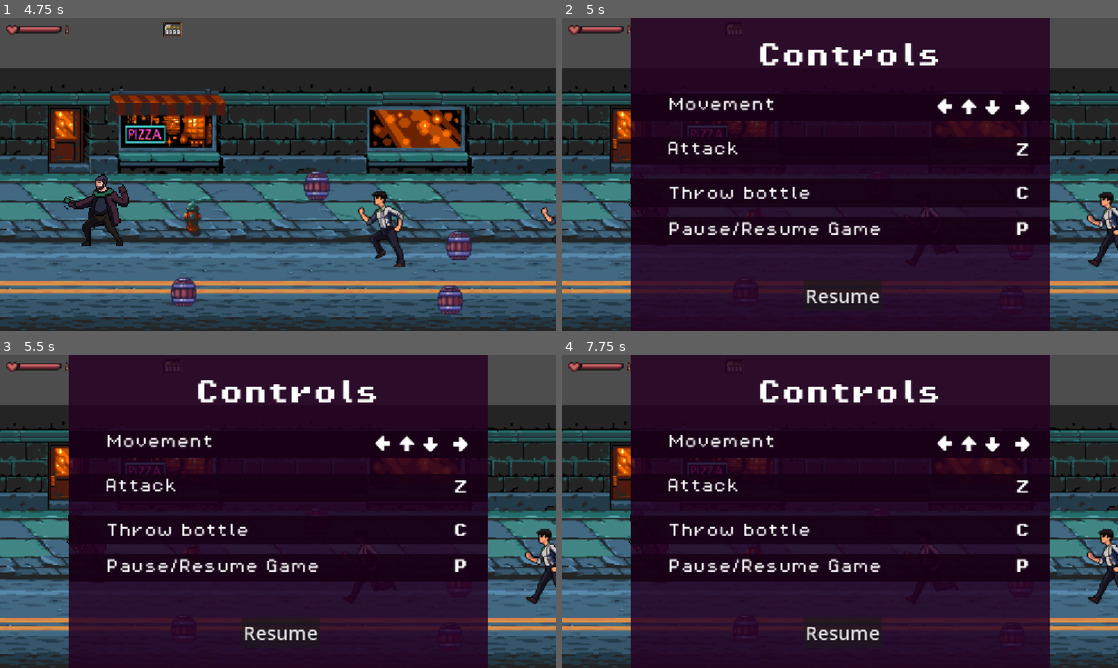
Above: before the commit, frames 1-4 (two rows, left to right).
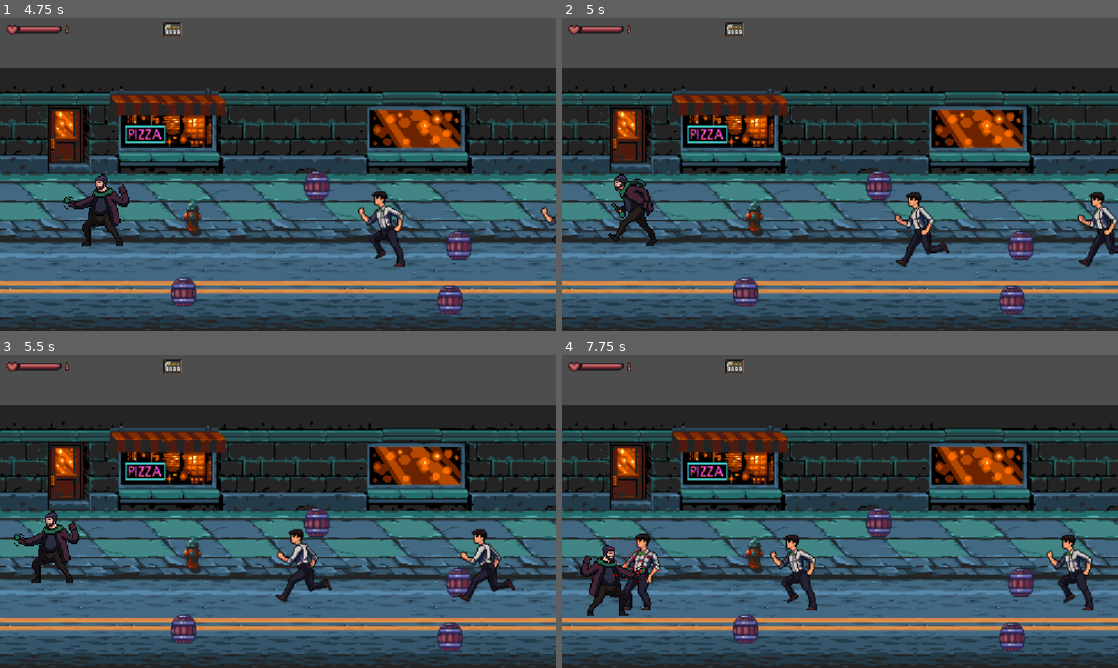
Above: after the commit, the same moments.

Repository: PedroDuarte49/Ferrol-Godot
Game: Godot game, scene res://scenes/main_menu.tscn
The game is run twice, just before and just after one commit, with the same random seed, the same clock (stepped at 60 frames per second) and the same inputs.
Inputs:
- Up to frame 1 (4.75 s): click "PLAY" at 0.5 s; hold Right (right) 1.28-2.03 s; tap Z (attack) every 0.75 s from 1.35 to 4.35 s; hold Down (down) 2.03-2.78 s; hold Right (right) 2.78-3.53 s; hold Up (up) 3.53-4.28 s; hold Left (left) from 4.28 s (still down)
- Up to frame 2 (5 s): keep holding Left (left); tap P (Pause, bound only before the commit) at 4.9 s
- Up to frame 3 (5.5 s): keep holding Left (left); tap Z (attack) at 5.1 s
- Up to frame 4 (7.75 s): release Left (left) at 5.78 s; hold Down (down) 5.78-6.53 s; tap Z (attack) at 5.85, 6.6, 7.35 s; hold Right (right) 6.53-7.28 s; hold Up (up) from 7.28 s (still down)

Frame 1 is identical in both runs. In frame 2, 74% of the frame differs, in the area x 8-100%, y 0-100%; in frame 3, 74%; in frame 4, 75%, in the area x 3-100%, y 0-100%.

Commit message:
cambios para merge

Diff:
--- a/ferrol-el-juego/project.godot
+++ b/ferrol-el-juego/project.godot
@@ -56,8 +56,3 @@
 "events": [Object(InputEventKey,"resource_local_to_scene":false,"resource_name":"","device":-1,"window_id":0,"alt_press …(192 unchanged characters)…
 ]
 }
-Pause={
-"deadzone": 0.2,
-"events": [Object(InputEventKey,"resource_local_to_scene":false,"resource_name":"","device":-1,"window_id":0,"alt_pressed":false,"shift_pressed":false,"ctrl_pressed":false,"meta_pressed":false,"pressed":false,"keycode":0,"physical_keycode":80,"key_label":0,"unicode":80,"location":0,"echo":false,"script":null)
-]
-}
